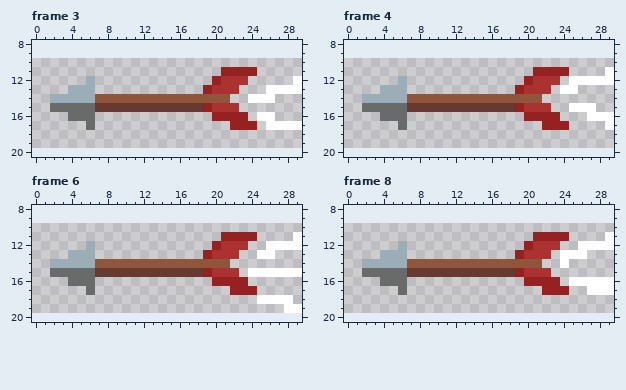
File history of a pixel-art file, StockSpriteAseprite/Arrow.aseprite. Above, as it was before the edit.
30x10 pixels, 8 frames. Shown: frame 3: x 0..29, y 8..20; frame 4: x 0..29, y 8..20; frame 6: x 0..29, y 8..20; frame 8: x 0..29, y 8..20. The old version is drawn lined up with the new one, on the new canvas. The commit also changed other frames, which this record leaves out.
After:
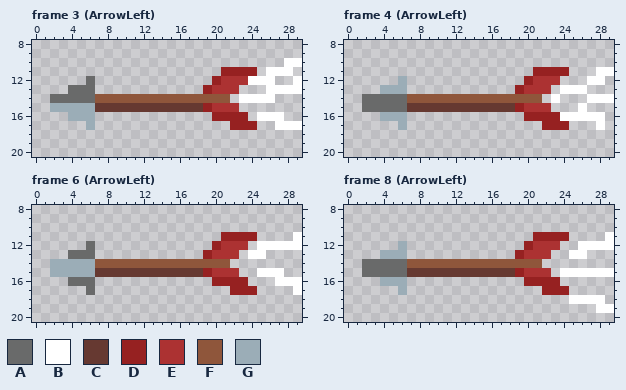
Palette (. is transparent): A #696a6a  B #ffffff  C #663931  D #962121  E #ac3232  F #8f563b  G #9badb7
What changed:
canvas 30x10 -> 30x30, the old top-left corner now at 0,10
Frame 3 (ArrowLeft):
Colour A replaces colour G in row 12 at x 6; in row 13 at x 4 to 6; in row 14 at x 2 to 6.
Colour B is added in row 10 at x 28 to 29; in row 11 at x 26 to 28; in row 12 at x 24 to 26; in row 14 at x 23; in row 16 at x 27.
Colour G replaces colour A in row 15 at x 2 to 6; in row 16 at x 4 to 6; in row 17 at x 6.
Colour B is removed in row 17 at x 26.
Frame 4 (ArrowLeft):
Colour A replaces colour G in row 14 at x 2 to 6.
Colour B is added in row 11 at x 28; in row 13 at x 26; in row 14 at x 23 and 27 to 29; in row 16 at x 24 to 26; in row 17 at x 28.
Colour G replaces colour A in row 16 at x 4 to 6; in row 17 at x 6.
Colour B is removed in row 12 at x 25 to 26 and 29; in row 15 at x 25 and 27; in rows 16 to 17 at x 29.
Frame 6 (ArrowLeft):
Colour A replaces colour G in row 12 at x 6; in row 13 at x 4 to 6.
Colour B is added in row 12 at x 25; in row 13 at x 24; in row 16 at x 27 to 29; in row 17 at x 29.
Colour G replaces colour A in row 15 at x 2 to 6.
Colour B is removed in row 13 at x 26; in row 15 at x 24 and 28 to 29; in row 18 at x 25 to 28; in row 19 at x 28 to 29.
Frame 8 (ArrowLeft):
Colour A replaces colour G in row 14 at x 2 to 6.
Colour B is added in row 15 at x 24 to 29; in row 18 at x 25 to 28; in row 19 at x 28 to 29.
Colour G replaces colour A in row 16 at x 4 to 6; in row 17 at x 6.
Colour B is removed in rows 13 to 14 at x 24; in row 16 at x 25 to 29; in row 17 at x 27 to 29.
Pixel boxes of the changes (left, top, right, bottom) in both pictures:
changed: (239, 58, 302, 130)
changed: (50, 76, 95, 130)
changed: (551, 67, 614, 130)
changed: (362, 94, 407, 130)
changed: (50, 241, 95, 277)
changed: (248, 241, 302, 313)
changed: (560, 250, 614, 313)
changed: (362, 259, 407, 295)
